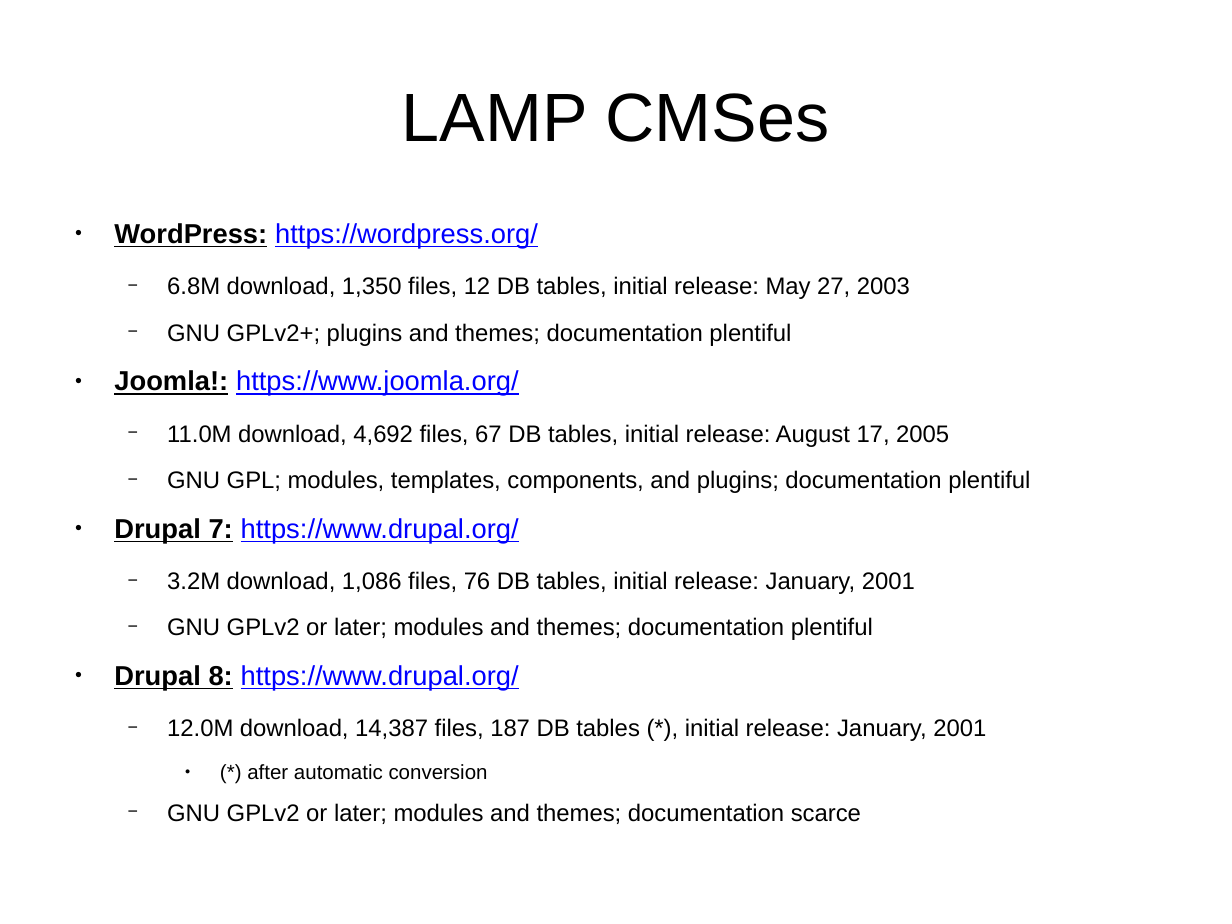
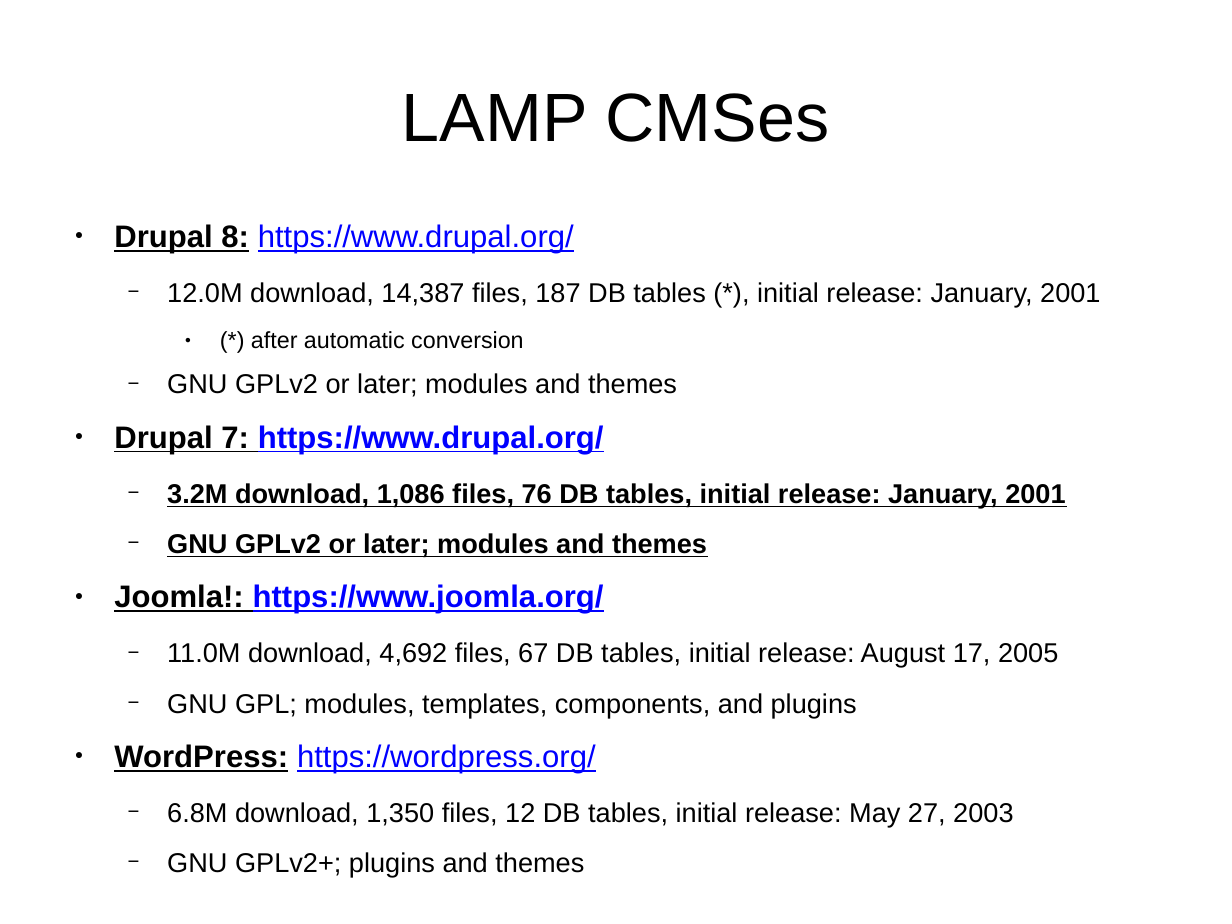
Before and after one commit to tomwhartung/jmws_accoutrements, a slide deck: slide 10 of presentations/2016_07-Drupal/9-slides.odp. Drawn at 1232x924 pixels with LibreOffice and Linux fonts; fonts in the diff are those of the drawing. Boxes give left, top, right and bottom in pixels: in the first picture for what was removed or moved away, otherwise in the second. Text is boxed around its words. In the diff, an @@ line names an element or a change of style, - is before the commit and + after.

Commit message:
I know it is late but I thought I already made these latest changes.  About ready to call it quits for now, regardless.

```diff
--- a/presentations/2016_07-Drupal/9-slides.odp
+++ b/presentations/2016_07-Drupal/9-slides.odp
@@ text at bbox=[114, 223, 1030, 640]: paragraphs removed @@
-● WordPress: https://wordpress.org/
-  − 6.8M download, 1,350 files, 12 DB tables, initial release: May 27, 2003
-  − GNU GPLv2+; plugins and themes; documentation plentiful
-● Joomla!: https://www.joomla.org/
-  − 11.0M download, 4,692 files, 67 DB tables, initial release: August 17, 2005
-  − GNU GPL; modules, templates, components, and plugins; documentation plentiful
-● Drupal 7: https://www.drupal.org/
-  − 3.2M download, 1,086 files, 76 DB tables, initial release: January, 2001
-  − GNU GPLv2 or later; modules and themes; documentation plentiful
@@ text at bbox=[114, 224, 1100, 349]: size 17.6 to 20 pt in "Drupal 8: https://www.drupal.org/"; size 15.4 to 17.5 pt in "12.0M download, 14,387 files, 187 DB tables ..."; size 13.2 to 15 pt in "(*) after automatic conversion" @@
@@ text at bbox=[114, 373, 1065, 877]: text changed; size 15.4 to 17.5 pt @@
-  − GNU GPLv2 or later; modules and themes; documentation scarce
+  − GNU GPLv2 or later; modules and themes
+● Drupal 7: https://www.drupal.org/
+  − 3.2M download, 1,086 files, 76 DB tables, initial release: January, 2001
+  − GNU GPLv2 or later; modules and themes
+● Joomla!: https://www.joomla.org/
+  − 11.0M download, 4,692 files, 67 DB tables, initial release: August 17, 2005
+  − GNU GPL; modules, templates, components, and plugins
+● WordPress: https://wordpress.org/
+  − 6.8M download, 1,350 files, 12 DB tables, initial release: May 27, 2003
+  − GNU GPLv2+; plugins and themes
```
